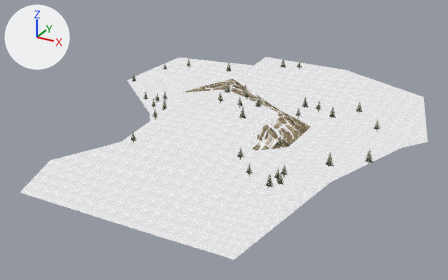
Renders of the glTF model static/models/bormio.glb from each side of a commit.
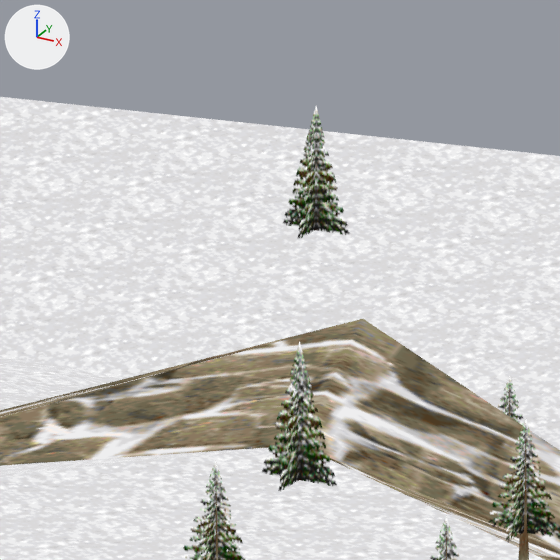
The first picture shows the older version from a camera (50 mm lens) standing at (9.77, -17.5, 8.89) and looking at (0.16, -0.03, 0.16). The close-ups show the older and then the newer version on the part from 45% to 56% of the width and 18% to 35% of the height of that picture. Only the edits that show in the close-ups are written down. The axes (+X, +Y, +Z) are drawn at upper left. The lights are the same throughout. Where no turn or scale is listed for an object, it has been applied to the vertices.

In view in the first close-up: '&52STREE.DAT_SNOTREE1.MAT_0.014', '&52STREE.DAT_SNOTREE1.MAT_0.023', '&53STREE.DAT_SNOTREE2.MAT_0.031', '&53STREE.DAT_SNOTREE2.MAT_0.033', '&53STREE.DAT_SNOTRUNK.MAT_0.033', '3 13_5SNOW64.MAT_0', '3 13_6SNOROK.MAT_0', '3 14_6SNOROK.MAT_0', '4 13_5SNOW64.MAT_0', '4 14_5SNOW64.MAT_0', '4 14_6SNOROK.MAT_0', '5 14_5SNOW64.MAT_0' and 3 more.
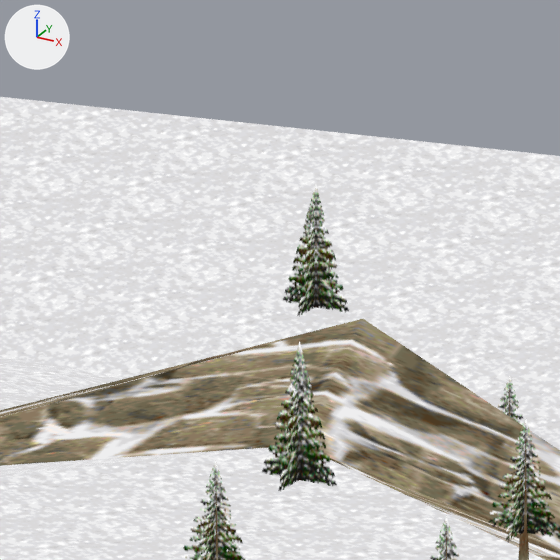
Pixel boxes (x1, y1, x2, y2) of what changed, in the close-ups (560 x 560 px):
'&52STREE.DAT_SNOTREE1.MAT_0.014', moved: before (283, 106, 349, 239); after (283, 184, 349, 316)

The change in detail:
Object '&52STREE.DAT_SNOTREE1.MAT_0.014' (ob_52stree_dat_snotree1_mat_0_014) moves from (-1.669, 3.705, 1.367) to (-1.669, 3.705, 1.09).
